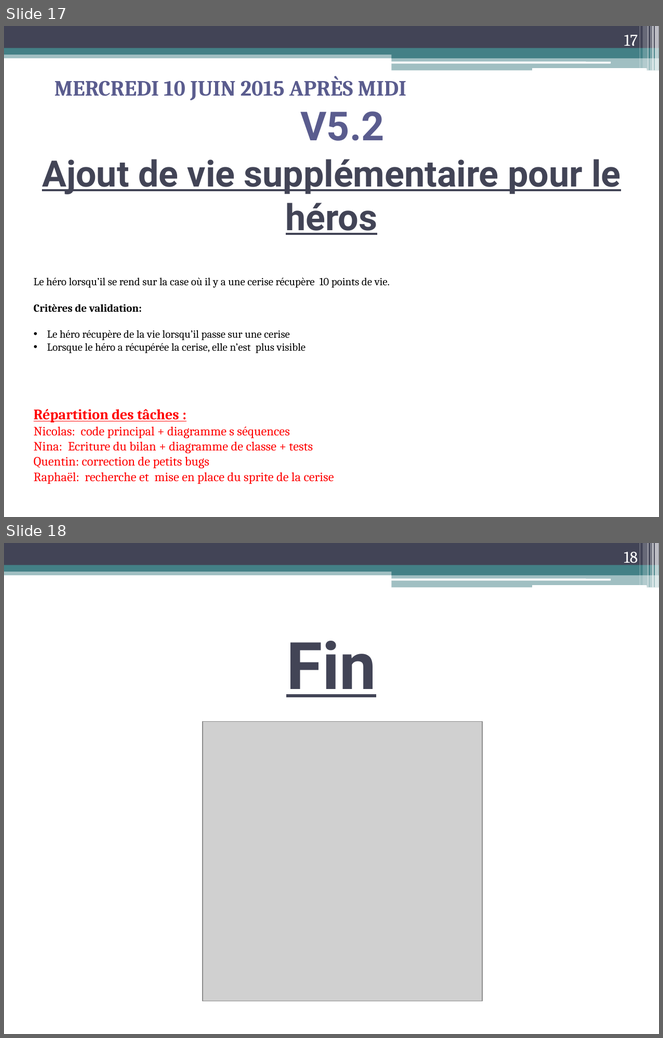
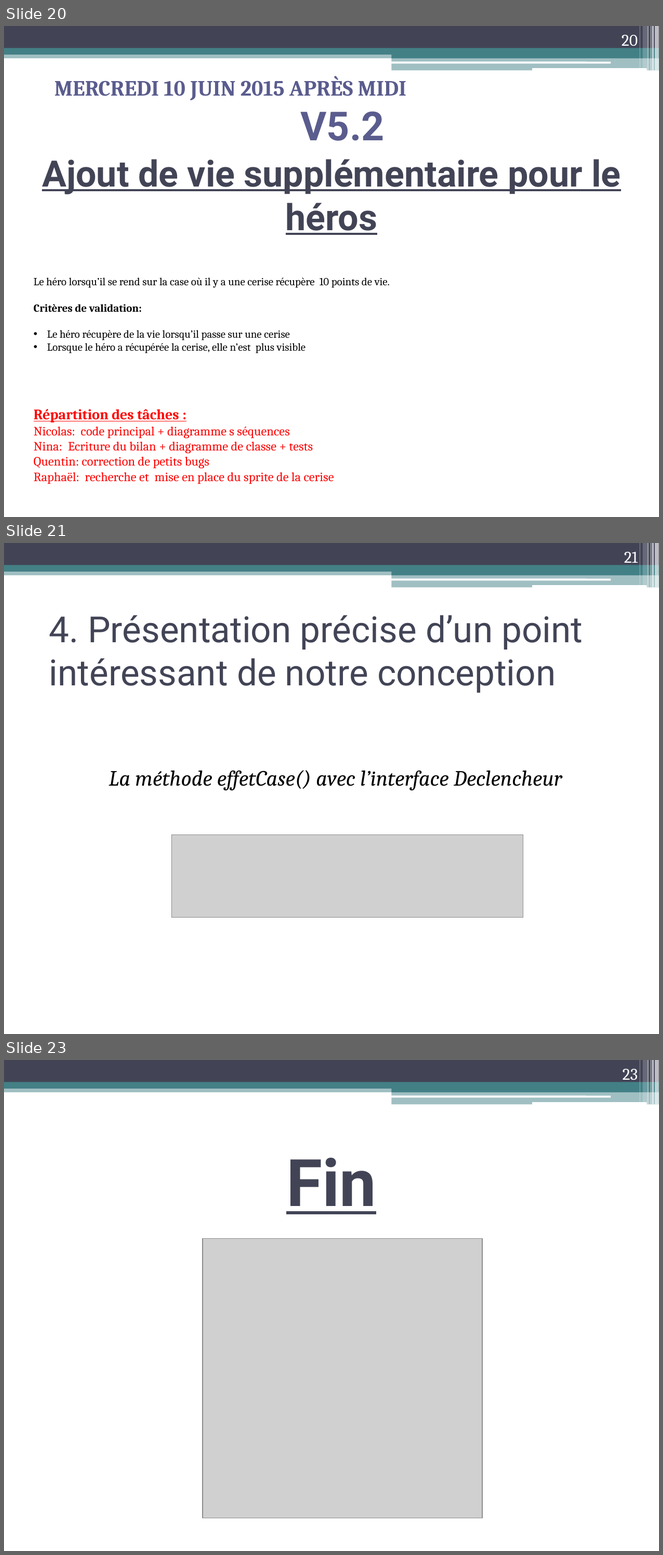
Before and after one commit to nlamblin/zeldiablo, a slide deck: Document/Projet Zeldiablo final.pptx. Shown one above the other, each under a label of ours: slides 17 and 18 before the commit, slides 20, 21 and 23 after it; the slides between them are not shown. The pictures are 663x1038 and 663x1555 pixels, drawn with LibreOffice and Linux fonts; fonts in the diff are those of the drawing; grey boxes stand for pictures. Boxes give left, top, right and bottom in pixels: in the first picture for what was removed or moved away, otherwise in the second. Text is boxed around its words. In the diff, an @@ line names an element or a change of style, - is before the commit and + after.

```diff
--- a/Document/Projet Zeldiablo final.pptx
+++ b/Document/Projet Zeldiablo final.pptx
@@ slide 21 added at <box>4,543,659,1034</box>, background #FFFFFF; not listed: 13 template elements that a slide beside it also shows @@
@@ page number added at <box>624,552,638,566</box>, 18 pt, text #FFFFFF @@
+21
@@ title added at <box>49,615,583,693</box>, 39.6 pt, text #424456 @@
+4. Présentation précise d’un point intéressant de notre conception
@@ text added at <box>109,770,562,791</box>, 24 pt, text #000000, italic @@
+La méthode effetCase() avec l’interface Declencheur
@@ picture added at <box>172,835,523,918</box> @@
@@ what was slide 17 is now slide 20 @@
@@ page number at <box>622,35,638,49</box>: text changed @@
-17
+20
@@ what was slide 18 is now slide 23 @@
@@ page number at <box>623,1069,638,1083</box>: text changed @@
-18
+23
```
Also in this commit, not shown: 2 slides changed, 4 other slides added.
